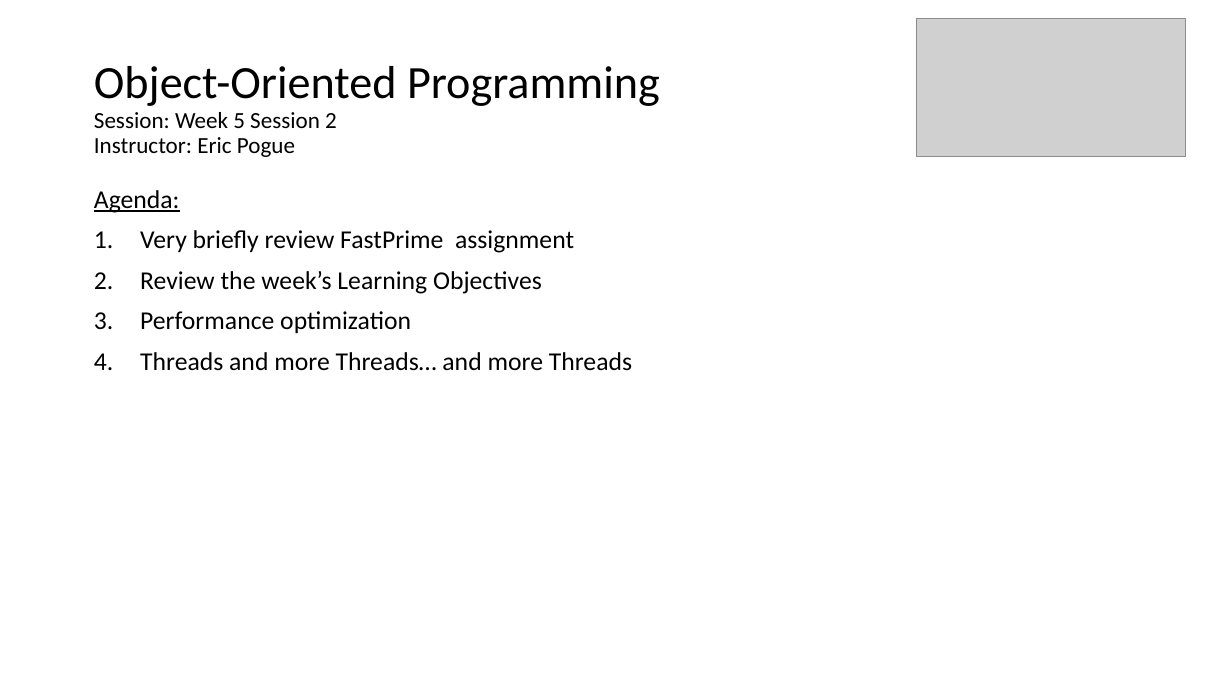
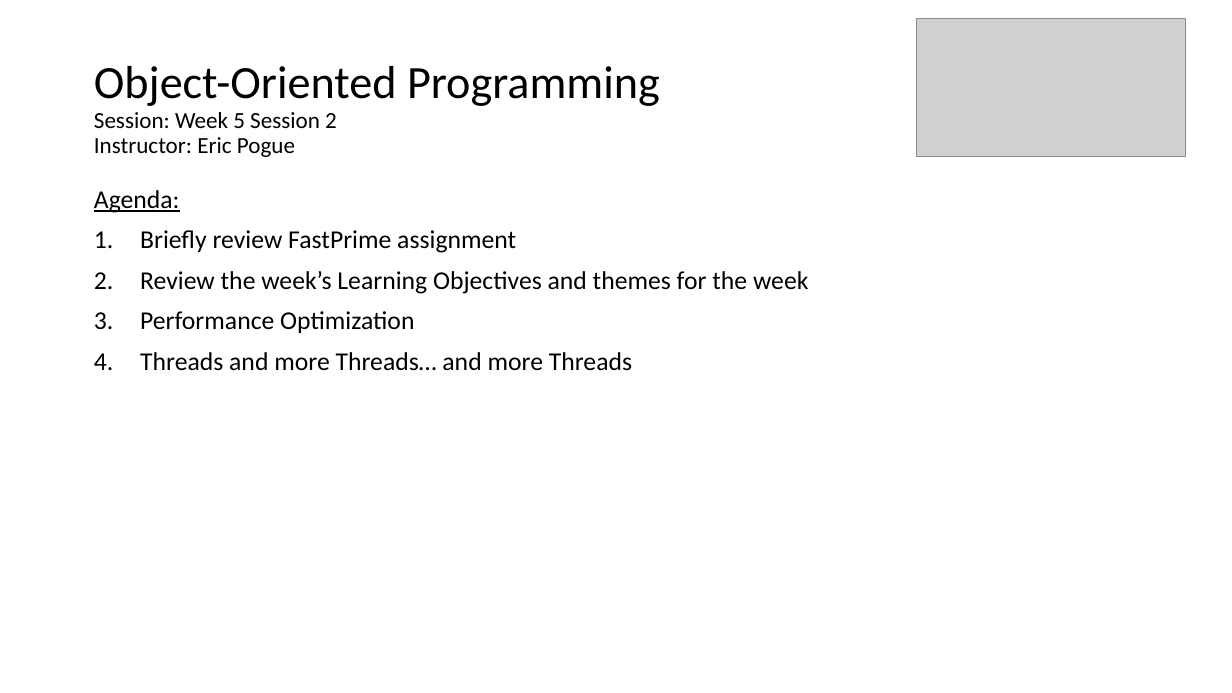
Before and after one commit to EricJPogue/www-epogue-info, a slide deck: slide 10 of CPSC-24500/Week05/2017SpringW05Slides.pptx. Drawn at 1232x693 pixels with LibreOffice and Linux fonts; fonts in the diff are those of the drawing; grey boxes stand for pictures. Boxes give left, top, right and bottom in pixels: in the first picture for what was removed or moved away, otherwise in the second. Text is boxed around its words. In the diff, an @@ line names an element or a change of style, - is before the commit and + after.

```diff
--- a/CPSC-24500/Week05/2017SpringW05Slides.pptx
+++ b/CPSC-24500/Week05/2017SpringW05Slides.pptx
@@ text at <box>140,230,808,333</box>: text changed @@
-1. Very briefly review FastPrime assignment
-2. Review the week’s Learning Objectives
-3. Performance optimization
+1. Briefly review FastPrime assignment
+2. Review the week’s Learning Objectives and themes for the week
+3. Performance Optimization
```
Also in this commit, not shown: 3 other slides changed, 3 other files.
